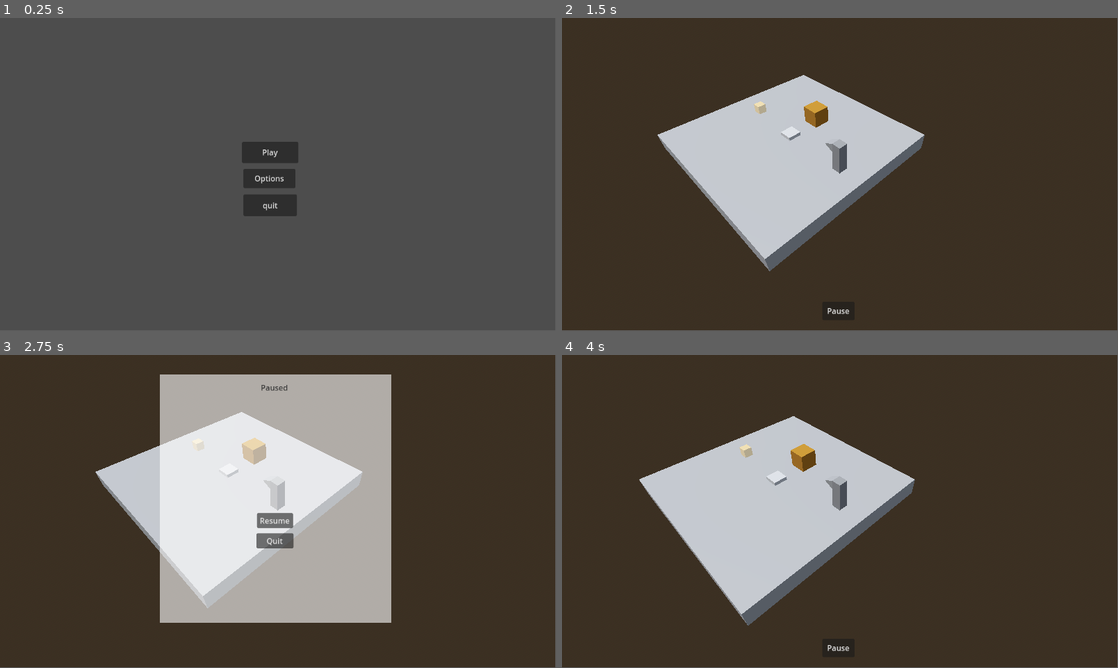
Above: before the commit, frames 1-4 (two rows, left to right).
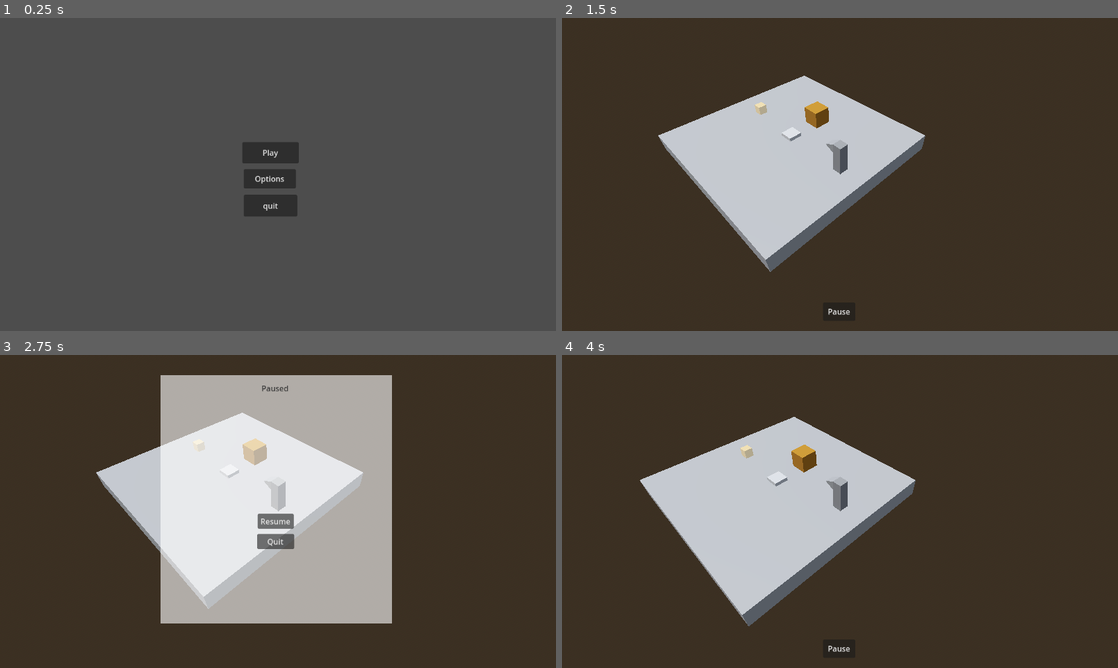
Above: after the commit, the same moments.

Repository: Jnight1104/Iso-Journey
Game: Godot game, scene res://Scenes/Main_menu.tscn
The game is run twice, just before and just after one commit, with the same random seed, the same clock (stepped at 60 frames per second) and the same inputs. The project has no main scene, so this scene is started directly.
Inputs:
- Up to frame 1 (0.25 s): no input
- Up to frame 2 (1.5 s): click "Play" at 0.5 s; click "level 1" at 1.25 s
- Up to frame 3 (2.75 s): click "Pause" at 2 s
- Up to frame 4 (4 s): click "Resume" at 2.75 s; tap Enter at 3.5 s; hold Right (ui_right) from 3.53 s (still down)
In our replay, the window is 799x449 before the commit and 800x450 after it. These sizes can differ from the game's own. Grey fills any space a smaller window leaves; there, only what the larger window draws over its background counts as a difference.

The runs differ from the first frame. In frame 1, 0.1% of the frame differs, in the area x 45-52%, y 42-62%; in frame 2, 0.5%; in frame 3, 1.1%, in the area x 17-71%, y 6-86%; in frame 4, 0.6%.

Commit message:
Fixed undo bug occuring with multiple boxes

Diff:
--- a/Scenes/Level_2.tscn
+++ b/Scenes/Level_2.tscn
@@ -1,8 +1,10 @@
-[gd_scene load_steps=9 format=3 uid="uid://ccsd5sfd73jce"]
+[gd_scene load_steps=11 format=3 uid="uid://ccsd5sfd73jce"]
 
 [ext_resource type="PackedScene" uid="uid://pkgm4m42dt3k" path="res://Scenes/Player.tscn" id="1_x7xx6"]
 [ext_resource type="Script" path="res://Scripts/camera.gd" id="2_w5hrd"]
 [ext_resource type="PackedScene" uid="uid://c2crxba3owhbe" path="res://Scenes/Box.tscn" id="3_0bfe5"]
+[ext_resource type="PackedScene" uid="uid://cfyksnkf74v44" path="res://Scenes/Win_collectible.tscn" id="4_kejwb"]
+[ext_resource type="PackedScene" uid="uid://llop56s2vxno" path="res://Scenes/Pressure_plate.tscn" id="5_5n1uy"]
 
 [sub_resource type="ProceduralSkyMaterial" id="ProceduralSkyMaterial_c8f0q"]
 sky_horizon_color = Color(0.64625, 0.65575, 0.67075, 1)
@@ -127,13 +129,67 @@
 transform = Transform3D(1, 0, 0, 0, 1, 0, 0, 0, 1, 6, 1, -1)
 
 [node name="RigidBody3D19" parent="." instance=ExtResource("3_0bfe5")]
-transform = Transform3D(1, 0, 0, 0, 1, 0, 0, 0, 1, 2, 1, -2)
+transform = Transform3D(1, 0, 0, 0, 1, 0, 0, 0, 1, 2, 1, -3)
 
 [node name="RigidBody3D8" parent="." instance=ExtResource("3_0bfe5")]
-transform = Transform3D(1, 0, 0, 0, 1, 0, 0, 0, 1, 6, 1, -3)
+transform = Transform3D(1, 0, 0, 0, 1, 0, 0, 0, 1, 5, 1, -5)
 
-[node name="RigidBody3D20" parent="." instance=ExtResource("3_0bfe5")]
-transform = Transform3D(1, 0, 0, 0, 1, 0, 0, 0, 1, 5, 1, -4)
+[node name="Area3D" parent="." instance=ExtResource("4_kejwb")]
+transform = Transform3D(1, 0, 0, 0, 1, 0, 0, 0, 1, 6, 1, -6)
 
-[node name="RigidBody3D22" parent="." instance=ExtResource("3_0bfe5")]
-transform = Transform3D(1, 0, 0, 0, 1, 0, 0, 0, 1, 3, 1, -6)
+[node name="Area3D2" parent="." instance=ExtResource("5_5n1uy")]
+transform = Transform3D(1, 0, 0, 0, 1, 0, 0, 0, 1, 0, 0.5, -6)
+
+[node name="Area3D3" parent="." instance=ExtResource("5_5n1uy")]
+transform = Transform3D(1, 0, 0, 0, 1, 0, 0, 0, 1, 0, 0.5, -5)
+
+[node name="Area3D4" parent="." instance=ExtResource("5_5n1uy")]
+transform = Transform3D(1, 0, 0, 0, 1, 0, 0, 0, 1, 0, 0.5, -4)
+
+[node name="Area3D5" parent="." instance=ExtResource("5_5n1uy")]
+transform = Transform3D(1, 0, 0, 0, 1, 0, 0, 0, 1, 0, 0.5, -3)
+
+[node name="Area3D6" parent="." instance=ExtResource("5_5n1uy")]
+transform = Transform3D(1, 0, 0, 0, 1, 0, 0, 0, 1, 0, 0.5, -2)
+
+[node name="Area3D7" parent="." instance=ExtResource("5_5n1uy")]
+transform = Transform3D(1, 0, 0, 0, 1, 0, 0, 0, 1, 0, 0.5, -1)
+
+[node name="Area3D8" parent="." instance=ExtResource("5_5n1uy")]
+transform = Transform3D(1, 0, 0, 0, 1, 0, 0, 0, 1, 0, 0.5, 0)
+
+[node name="Area3D9" parent="." instance=ExtResource("5_5n1uy")]
+transform = Transform3D(1, 0, 0, 0, 1, 0, 0, 0, 1, 1, 0.5, 0)
+
+[node name="Area3D10" parent="." instance=ExtResource("5_5n1uy")]
+transform = Transform3D(1, 0, 0, 0, 1, 0, 0, 0, 1, 2, 0.5, 0)
+
+[node name="Area3D11" parent="." instance=ExtResource("5_5n1uy")]
+transform = Transform3D(1, 0, 0, 0, 1, 0, 0, 0, 1, 3, 0.5, 0)
+
+[node name="Area3D12" parent="." instance=ExtResource("5_5n1uy")]
+transform = Transform3D(1, 0, 0, 0, 1, 0, 0, 0, 1, 4, 0.5, 0)
+
+[node name="Area3D13" parent="." instance=ExtResource("5_5n1uy")]
+transform = Transform3D(1, 0, 0, 0, 1, 0, 0, 0, 1, 5, 0.5, 0)
+
+[node name="Area3D14" parent="." instance=ExtResource("5_5n1uy")]
+transform = Transform3D(1, 0, 0, 0, 1, 0, 0, 0, 1, 6, 0.5, 0)
+
+[node name="Area3D15" parent="." instance=ExtResource("5_5n1uy")]
+transform = Transform3D(1, 0, 0, 0, 1, 0, 0, 0, 1, 6, 0.5, -1)
+
+[node name="Area3D16" parent="." instance=ExtResource("5_5n1uy")]
+transform = Transform3D(1, 0, 0, 0, 1, 0, 0, 0, 1, 6, 0.5, -2)
+
+[node name="Area3D17" parent="." instance=ExtResource("5_5n1uy")]
+transform = Transform3D(1, 0, 0, 0, 1, 0, 0, 0, 1, 1, 0.5, -6)
+
+[node name="Area3D18" parent="." instance=ExtResource("5_5n1uy")]
+transform = Transform3D(1, 0, 0, 0, 1, 0, 0, 0, 1, 2, 0.5, -6)
+
+[node name="Area3D19" parent="." instance=ExtResource("5_5n1uy")]
+transform = Transform3D(1, 0, 0, 0, 1, 0, 0, 0, 1, 3, 0.5, -6)
+
+[node name="Area3D20" parent="." instance=ExtResource("5_5n1uy")]
+transform = Transform3D(1, 0, 0, 0, 1, 0, 0, 0, 1, 6, 0.5, -3)
--- a/Scripts/box.gd
+++ b/Scripts/box.gd
@@ -27,34 +27,48 @@
 
 
 func _pushed(direction, node):
-	if direction == UP:
-		detection_ray = $Forward
-	elif direction == RIGHT:
-		detection_ray = $Right
-	elif direction == DOWN:
-		detection_ray = $Back
-	elif direction == LEFT:
-		detection_ray = $Left
-	if detection_ray.is_colliding():
+	if direction == WAIT:
 		if undos > 0:
 			action_history = action_history.slice(0, len(action_history) - undos)
 			undos = 0
 		action_history.append(target_location)
+	elif direction == UNDO:
+		undos += UNDO_OFFSET
+		target_location = action_history[len(action_history) - (undos + UNDO_OFFSET)]
 	else:
-		if node == self:
+		if direction == UP:
+			detection_ray = $Forward
+		elif direction == RIGHT:
+			detection_ray = $Right
+		elif direction == DOWN:
+			detection_ray = $Back
+		elif direction == LEFT:
+			detection_ray = $Left
+		if detection_ray.is_colliding():
 			if undos > 0:
 				action_history = action_history.slice(0, len(action_history) - undos)
 				undos = 0
-			target_location += direction
 			action_history.append(target_location)
+		else:
+			if node == self:
+				if undos > 0:
+					action_history = action_history.slice(0, len(action_history) - undos)
+					undos = 0
+				target_location += direction
+				action_history.append(target_location)
+			else:
+				if undos > 0:
+					action_history = action_history.slice(0, len(action_history) - undos)
+					undos = 0
+				action_history.append(target_location)
 
 
-func _action_done(action):
-	if action == WAIT:
-		if undos > 0:
-			action_history = action_history.slice(0, len(action_history) - undos)
-			undos = 0
-		action_history.append(target_location)
-	elif action == UNDO:
-		undos += UNDO_OFFSET
-		target_location = action_history[len(action_history) - (undos + UNDO_OFFSET)]
+#func _action_done(action):
+#	if action == WAIT:
+#		if undos > 0:
+#			action_history = action_history.slice(0, len(action_history) - undos)
+#			undos = 0
+#		action_history.append(target_location)
+#	elif action == UNDO:
+#		undos += UNDO_OFFSET
+#		target_location = action_history[len(action_history) - (undos + UNDO_OFFSET)]
--- a/Scripts/camera.gd
+++ b/Scripts/camera.gd
@@ -32,4 +32,4 @@
 	camera_offset_x = sin(rotation.y) * CAMERA_OFFSET_RADIUS
 	camera_offset_z = cos(rotation.y) * CAMERA_OFFSET_RADIUS
 	camera_offset = Vector3(camera_offset_x, CAMERA_Y_POS, camera_offset_z) + global.player_pos
-	position = camera_offset #lerp(position, camera_offset, LERP_RATE)
+	position = camera_offset
--- a/Scripts/player.gd
+++ b/Scripts/player.gd
@@ -26,14 +26,14 @@
 var undos : int = 0
 var action_history : Array = [SPAWN]
 signal push
-signal action
+#signal action
 
 # Called when the node enters the scene tree for the first time.
 func _ready():
 	for node in get_node("/root/Level").get_children():
 		if node.is_in_group("Box"):
 			push.connect(node._pushed)
-			action.connect(node._action_done)
+			#action.connect(node._action_done)
 
 
 # Called every frame. 'delta' is the elapsed time since the previous frame.
@@ -68,10 +68,9 @@
 
 
 func _move(direction):
-	print(action_history)
 	if direction == UNDO:
 		if undos < len(action_history) - UNDO_OFFSET:
-			action.emit(UNDO)
+			push.emit(UNDO, self)
 			undos += UNDO_OFFSET
 			target_location = action_history[len(action_history) - (undos + UNDO_OFFSET)]
 			$Move_delay_timer.start(MOVE_DELAY)
@@ -100,12 +99,12 @@
 				$Move_delay_timer.start(MOVE_DELAY)
 				position += direction * OBSTACLE_BUFFER_SCALE
 			else:
-				action.emit(WAIT)
+				push.emit(WAIT, self)
 				target_location += direction
 				action_history.append(target_location)
 				$Move_delay_timer.start(MOVE_DELAY)
 		else:
-			action.emit(WAIT)
+			push.emit(WAIT, self)
 			target_location += direction
 			action_history.append(target_location)
 			$Move_delay_timer.start(MOVE_DELAY)
--- a/project.godot
+++ b/project.godot
@@ -17,6 +17,10 @@
 [autoload]
 
 Global="*res://Scripts/global.gd"
+
+[display]
+
+window/stretch/mode="viewport"
 
 [global_group]
 
